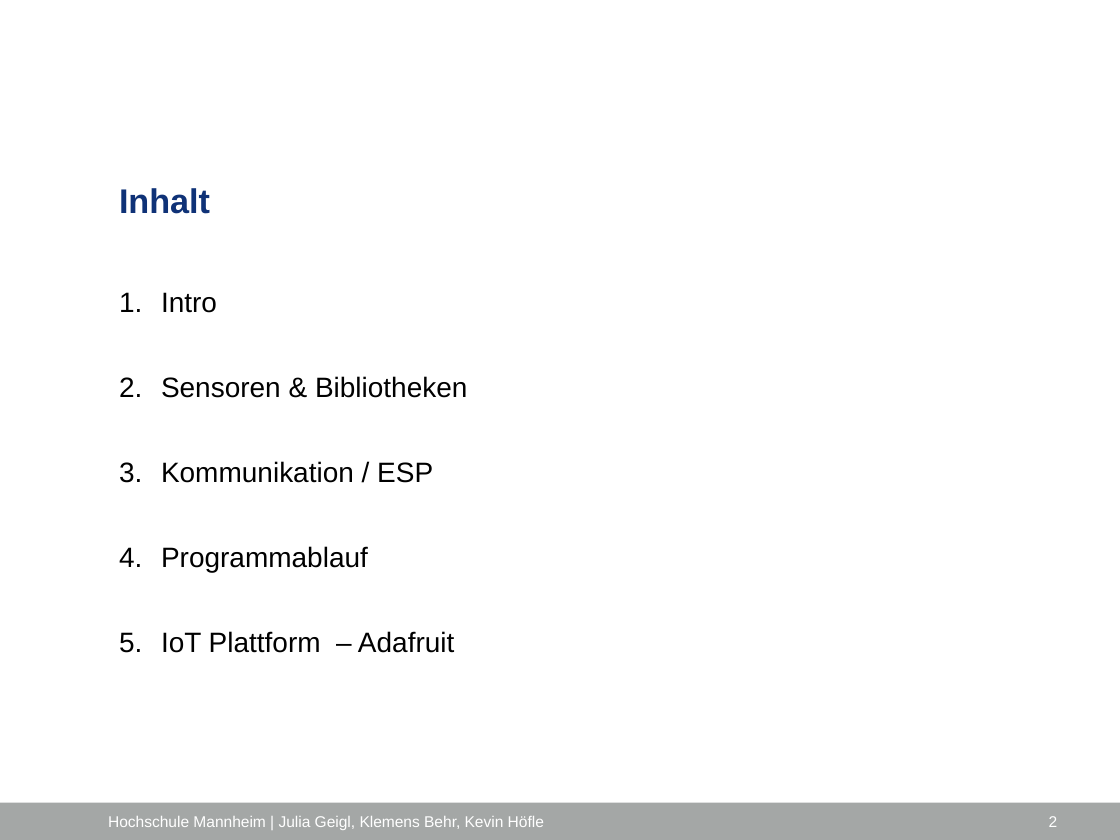
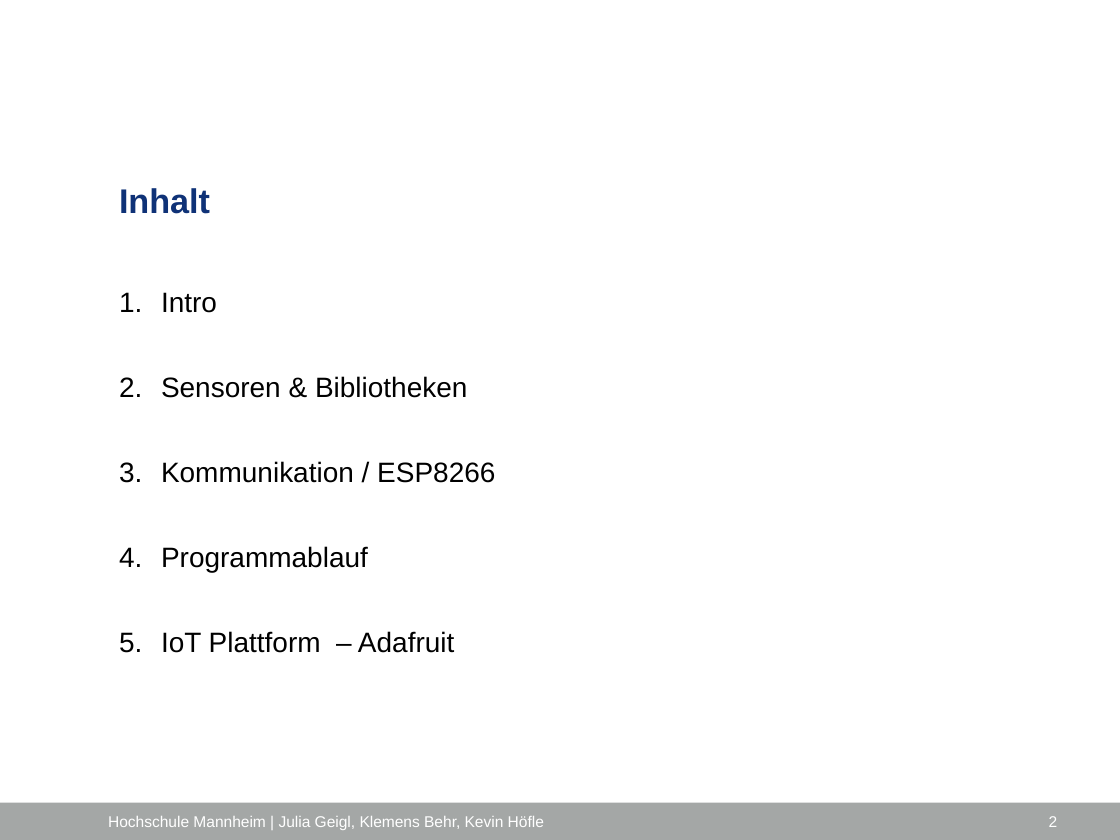
Before and after one commit to ProjektlaborEmbeddedSecurity/Presentation, a slide deck: slide 2 of PES_FH_VERS.pptx. Drawn at 1120x840 pixels with LibreOffice and Linux fonts; fonts in the diff are those of the drawing; background and template pictures are left out. Boxes give left, top, right and bottom in pixels: in the first picture for what was removed or moved away, otherwise in the second. Text is boxed around its words. In the diff, an @@ line names an element or a change of style, - is before the commit and + after.

```diff
--- a/PES_FH_VERS.pptx
+++ b/PES_FH_VERS.pptx
@@ text at (x1=161, y1=461, x2=495, y2=483): text changed @@
-3. Kommunikation / ESP
+3. Kommunikation / ESP8266
```
Also in this commit, not shown: 15 other slides changed, 1 slide added.
